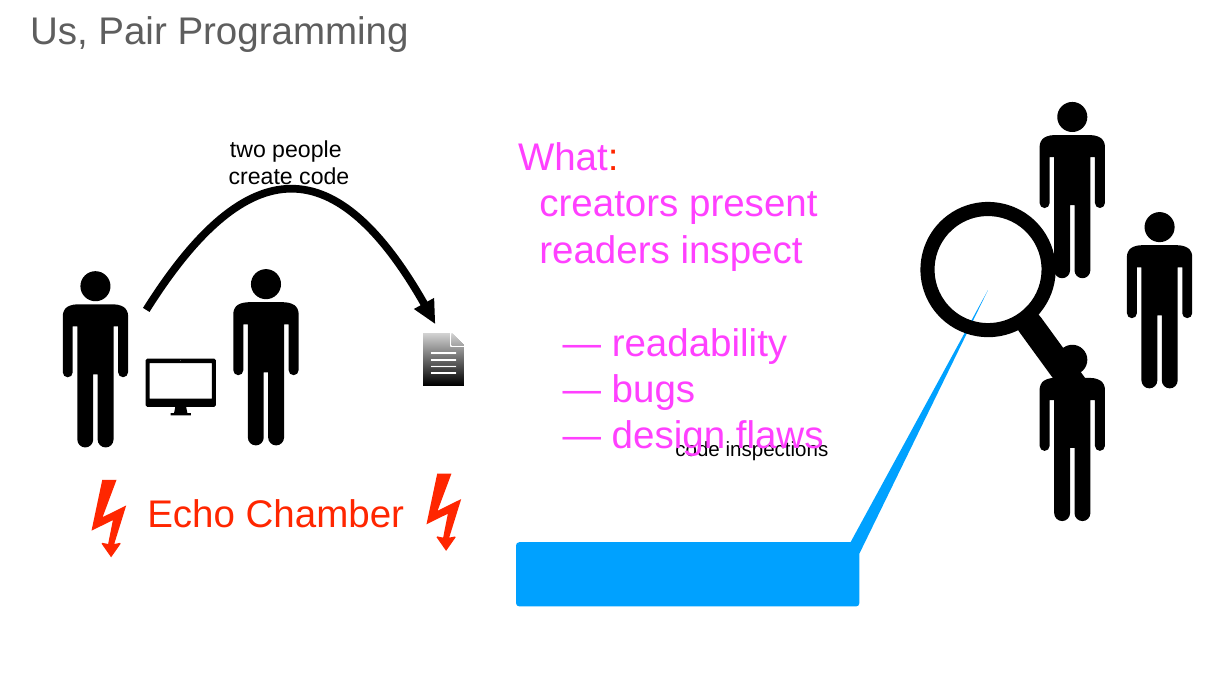
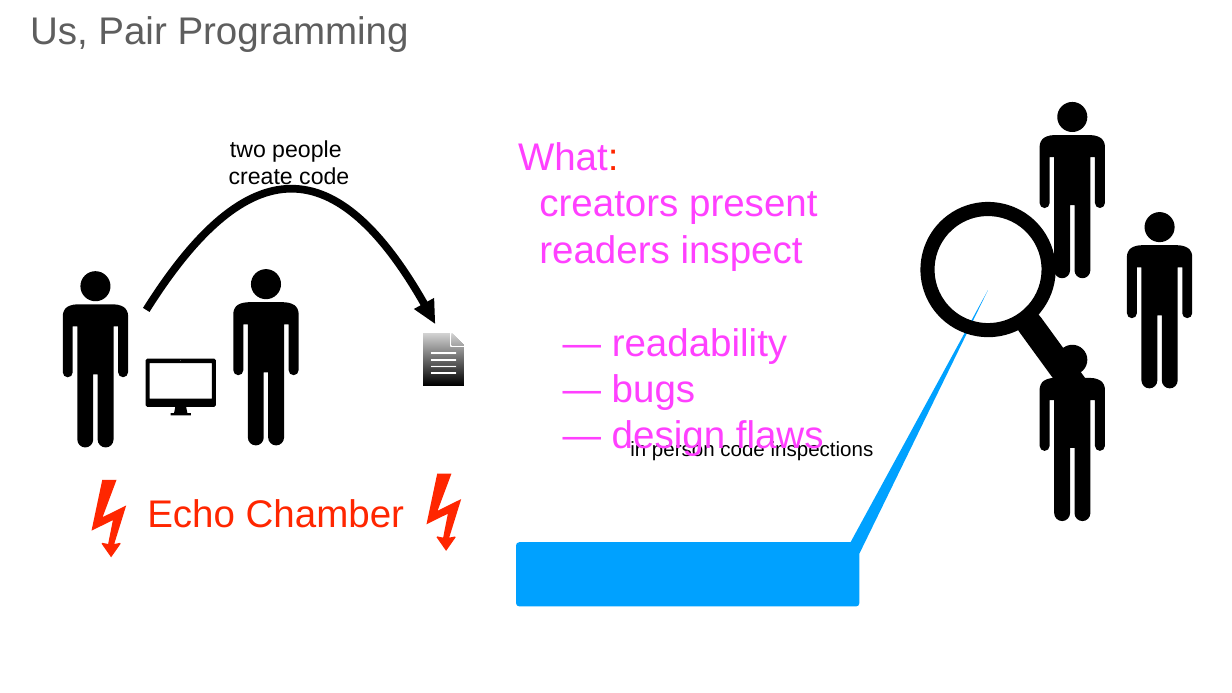
Before and after one commit to mfelleisen/web, a slide deck: slide 20 of matthias/Presentations/GeneTec25/presentation.pptx (slide 19 before the commit). Drawn at 1232x693 pixels with LibreOffice and Linux fonts; fonts in the diff are those of the drawing. Boxes give left, top, right and bottom in pixels: in the first picture for what was removed or moved away, otherwise in the second. Text is boxed around its words. In the diff, an @@ line names an element or a change of style, - is before the commit and + after.

```diff
--- a/matthias/Presentations/GeneTec25/presentation.pptx
+++ b/matthias/Presentations/GeneTec25/presentation.pptx
@@ text in freeform shape at <box>630,440,874,461</box>: text changed @@
-code inspections
+in person code inspections
```
Also in this commit, not shown: 9 other slides changed, 2 other files.
